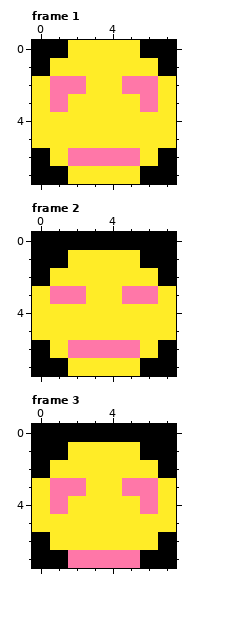
Two states of a pixel-art file, src/include/res/spr-test.aseprite. The first picture shows the starting point.
8x8 pixels, 3 frames. Shown: frame 1, frame 2, frame 3.
After the commit:
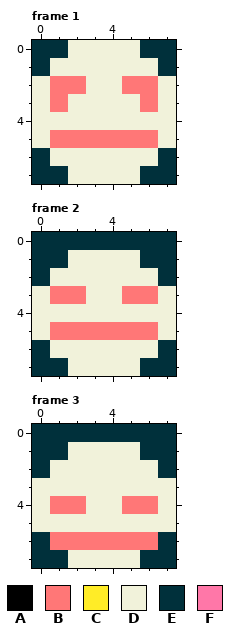
Palette (. is transparent): A #000000  B #ff7777  C #ffec27  D #f1f2da  E #00303b  F #ff77a8
From old to new:
Changed rows in their new state; - is an unchanged pixel.
Frame 1:
first column x 0:
0 EEDDDDEE
1 EDDDDDDE
2 DBBDDBBD
3 DBDDDDBD
4 DDDDDDDD
5 DBBBBBBD
6 EDDDDDDE
7 EEDDDDEE
Frame 2:
first column x 0:
0 EEEEEEEE
1 EEDDDDEE
2 EDDDDDDE
3 DBBDDBBD
4 DDDDDDDD
5 DBBBBBBD
6 EDDDDDDE
7 EEDDDDEE
Frame 3:
first column x 0:
0 EEEEEEEE
1 EEDDDDEE
2 EDDDDDDE
3 DDDDDDDD
4 DBBDDBBD
5 DDDDDDDD
6 EBBBBBBE
7 EEDDDDEE
Pixel boxes of the changes (left, top, right, bottom) in both pictures:
changed: (32, 40, 176, 184)
changed: (32, 232, 176, 376)
changed: (32, 424, 176, 568)
